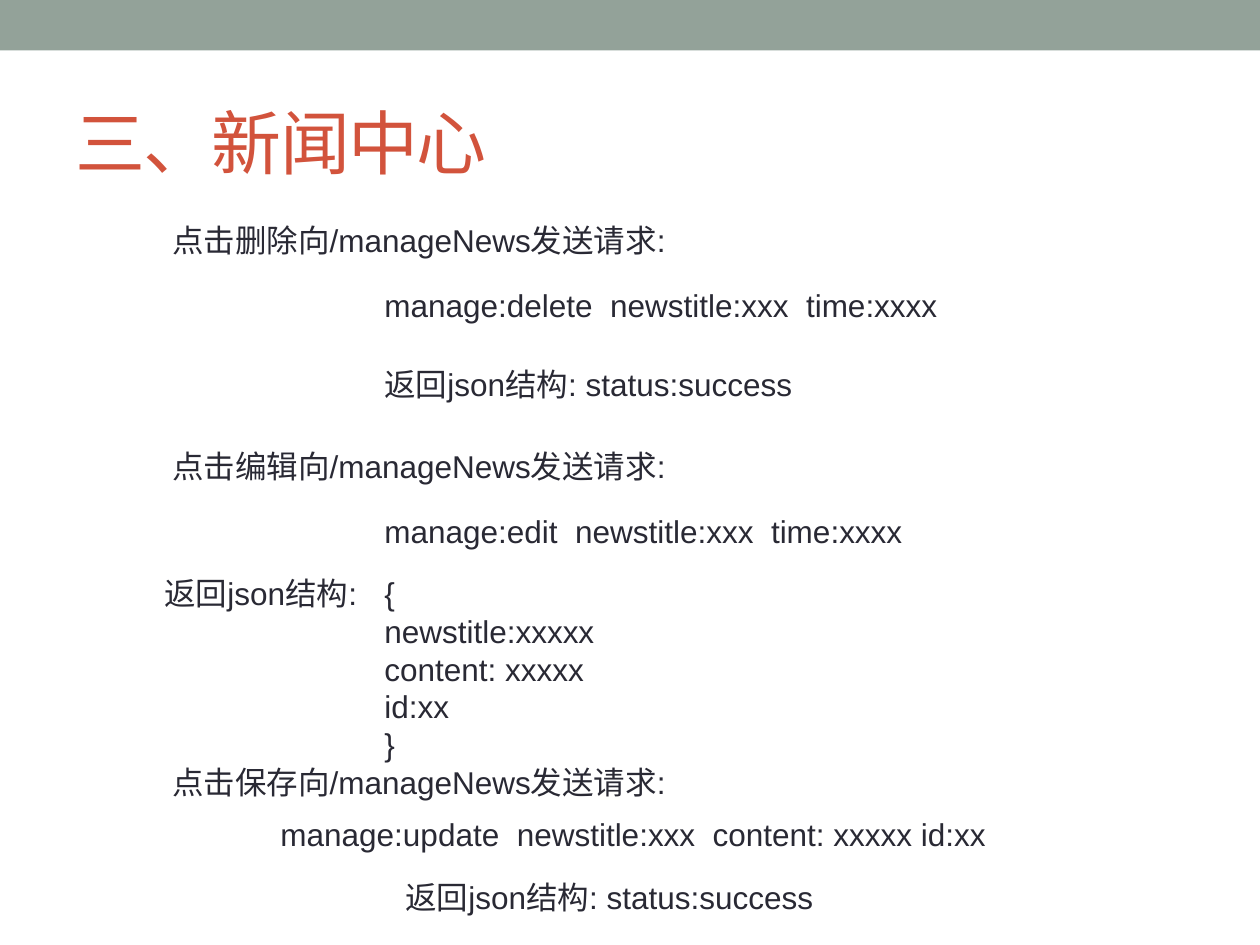
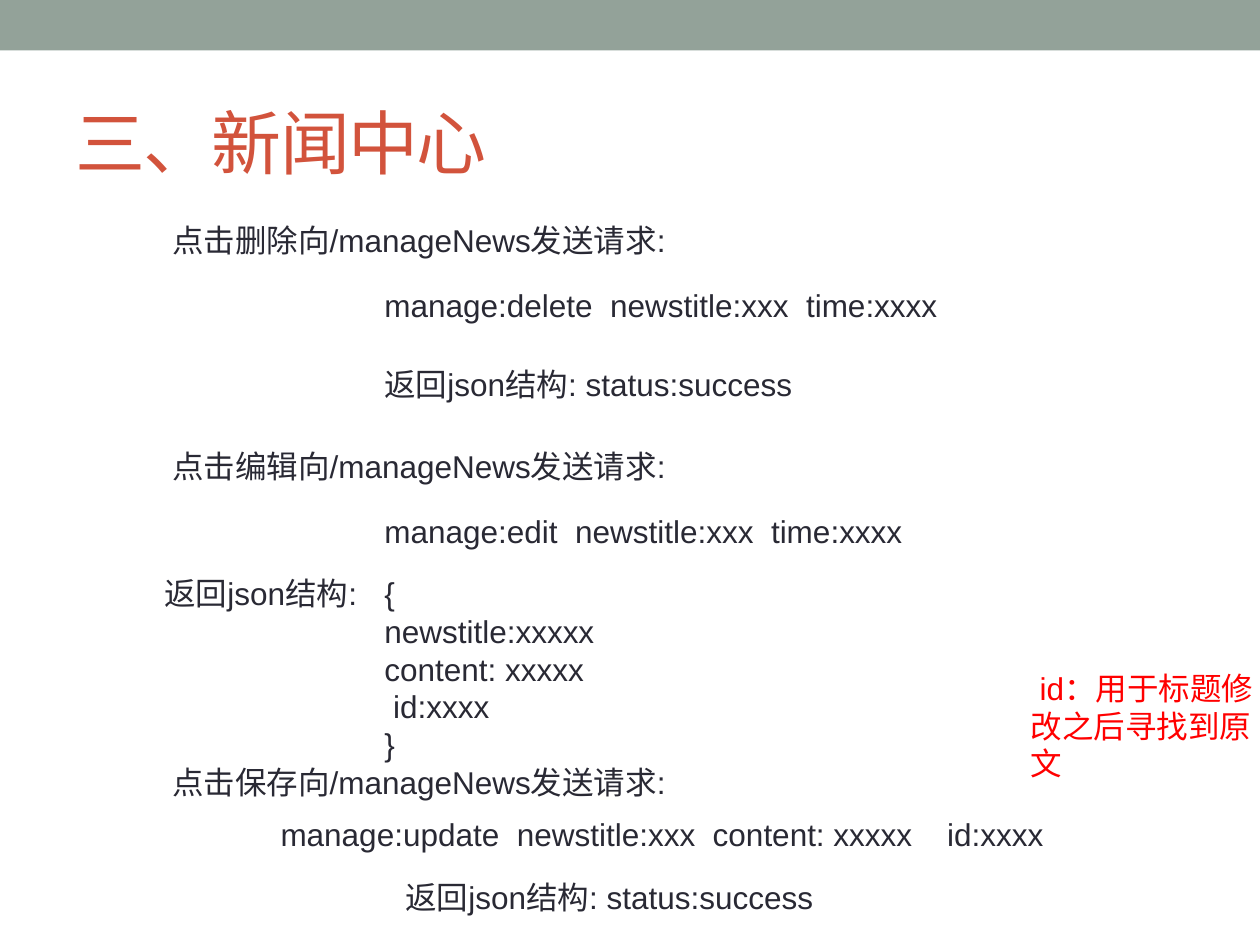
Before and after one commit to ChanSeaThink/LULLGREE, a slide deck: slide 23 of ZSGree前后端逻辑及接口.pptx. Drawn at 1260x945 pixels with LibreOffice and Linux fonts; fonts in the diff are those of the drawing. Boxes give left, top, right and bottom in pixels: in the first picture for what was removed or moved away, otherwise in the second. Text is boxed around its words. In the diff, an @@ line names an element or a change of style, - is before the commit and + after.

```diff
--- a/ZSGree前后端逻辑及接口.pptx
+++ b/ZSGree前后端逻辑及接口.pptx
@@ text added at <box>1031,675,1254,778</box>, 18 pt, text #FF0000 @@
+id：用于标题修
+改之后寻找到原
+文
@@ text at <box>393,695,489,719</box>: text changed @@
-id:xx
+id:xxxx
@@ text at <box>281,823,1043,852</box>: text changed @@
-manage:update newstitle:xxx content: xxxxx id:xx
+manage:update newstitle:xxx content: xxxxx id:xxxx
```
Also in this commit, not shown: 1 other slide changed, 3 other files.
